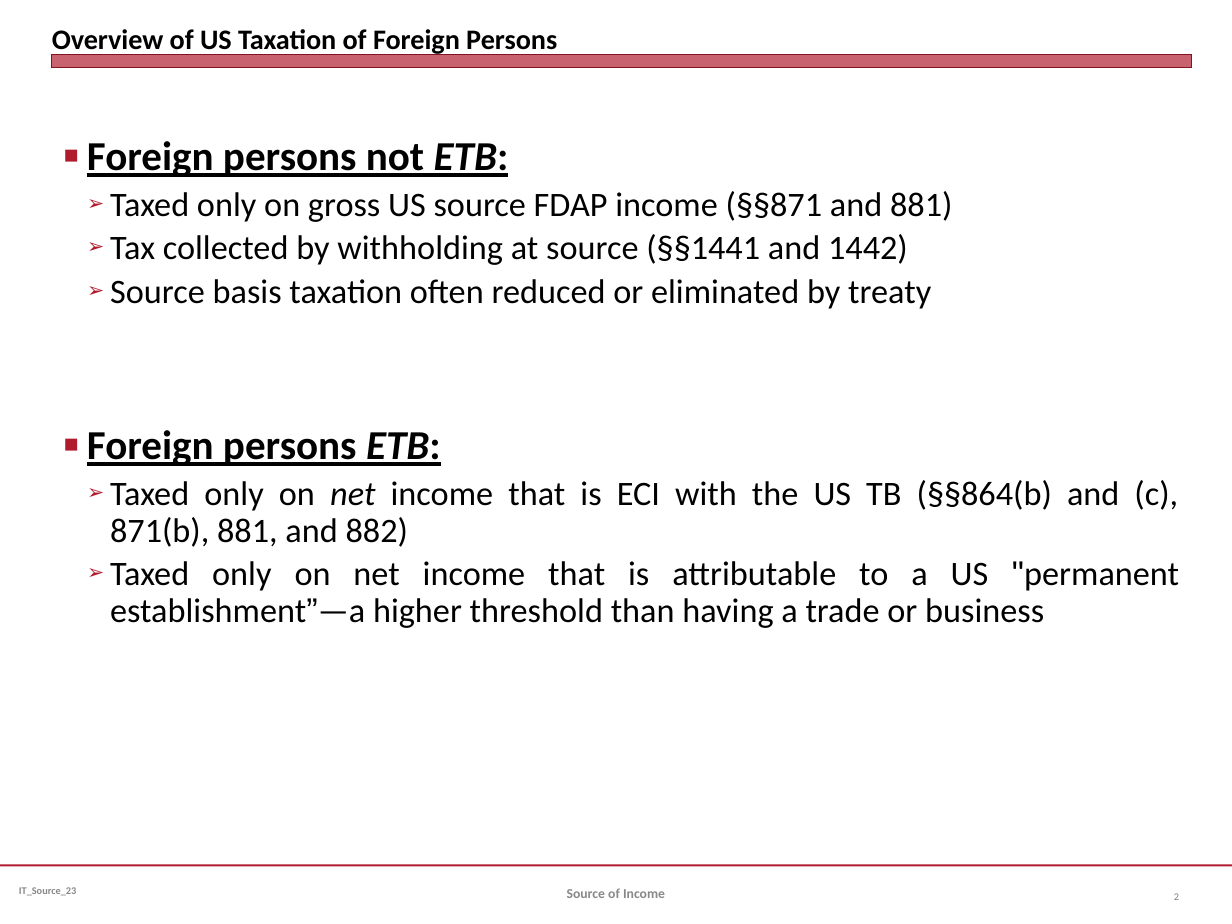
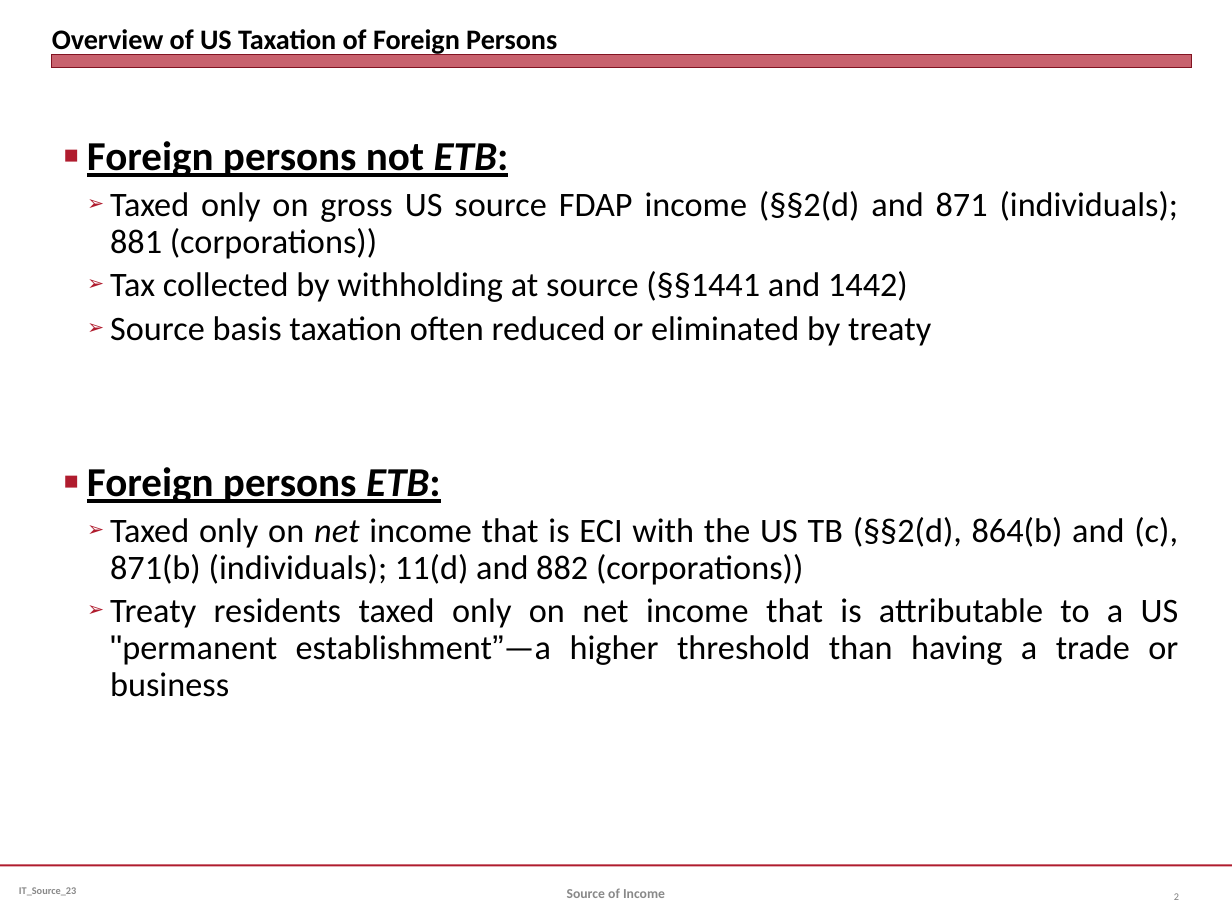
Before and after one commit to jmc877/International-Tax, a slide deck: slide 2 of slides/IT_Source_IntDiv_23.pptx. Drawn at 1232x924 pixels with LibreOffice and Linux fonts; fonts in the diff are those of the drawing. Boxes give left, top, right and bottom in pixels: in the first picture for what was removed or moved away, otherwise in the second. Text is boxed around its words. In the diff, an @@ line names an element or a change of style, - is before the commit and + after.

```diff
--- a/slides/IT_Source_IntDiv_23.pptx
+++ b/slides/IT_Source_IntDiv_23.pptx
@@ text at box(110, 191, 1179, 259): text changed @@
-  ➢ Taxed only on gross US source FDAP income (§§871 and 881)
+  ➢ Taxed only on gross US source FDAP income (§§2(d) and 871 (individuals); 881 (corporations))
@@ text at box(110, 517, 1179, 697): text changed @@
-  ➢ Taxed only on net income that is ECI with the US TB (§§864(b) and (c), 871(b), 881, and 882)
-  ➢ Taxed only on net income that is attributable to a US "permanent establishment”—a higher threshold than having a trade or business
+  ➢ Taxed only on net income that is ECI with the US TB (§§2(d), 864(b) and (c), 871(b) (individuals); 11(d) and 882 (corporations))
+  ➢ Treaty residents taxed only on net income that is attributable to a US "permanent establishment”—a higher threshold than having a trade or business
```
Also in this commit, not shown: 2 other files.
